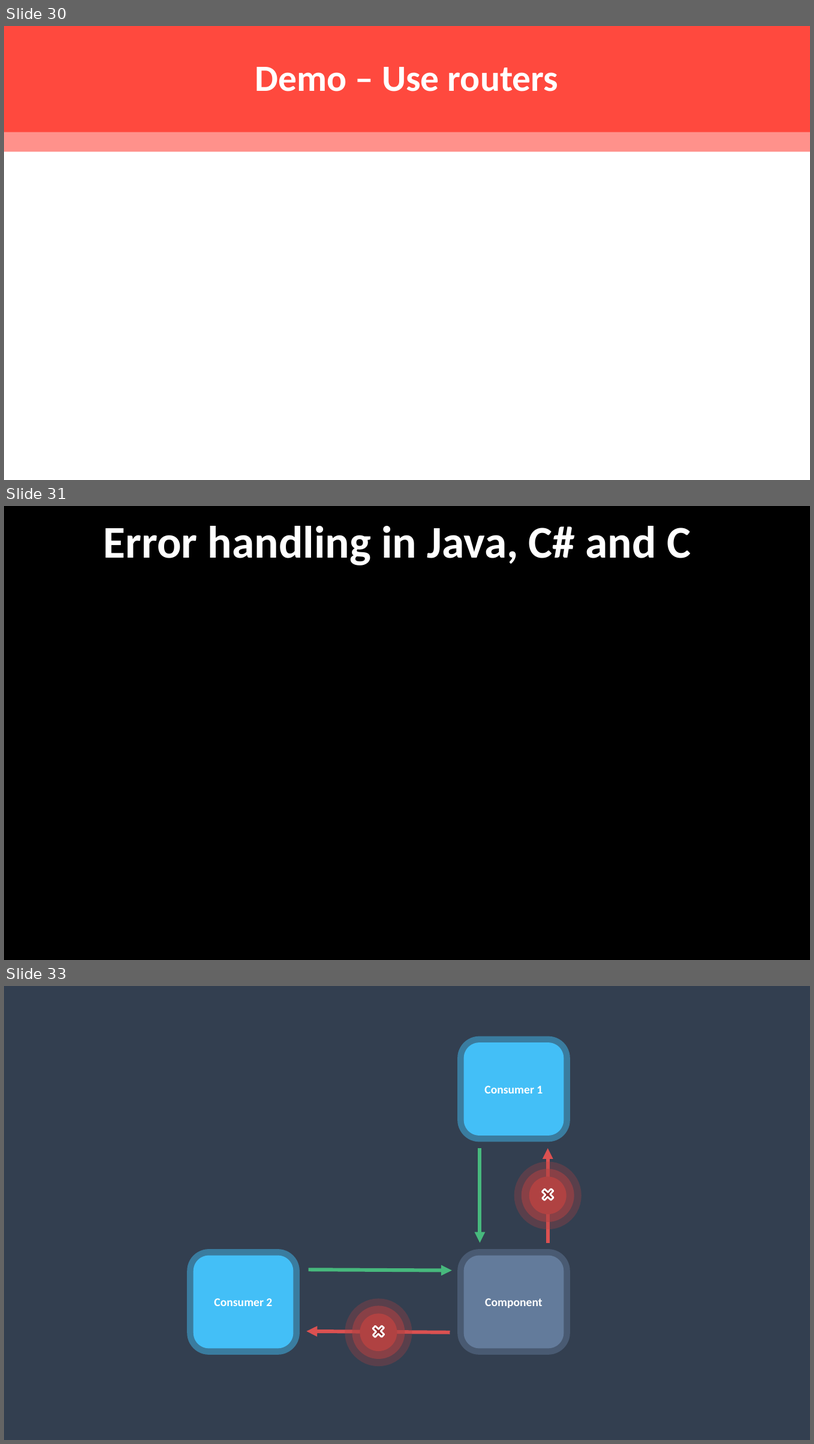
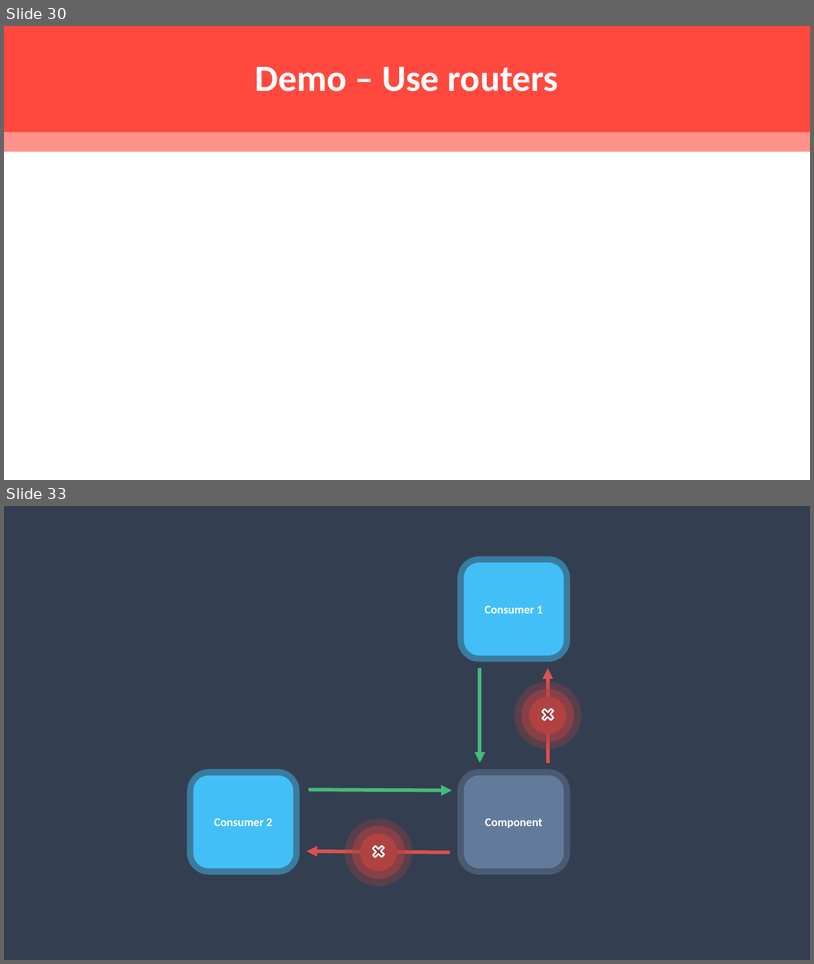
Before and after one commit to rogeralsing/Presentations, a slide deck: ProtoActor/TV4/protoactor.pptx. Shown one above the other, each under a label of ours: slides 30, 31 and 33 before the commit, slides 30 and 33 after it; the slides between them are not shown. The pictures are 814x1444 and 814x964 pixels, drawn with LibreOffice and Linux fonts; fonts in the diff are those of the drawing; background and template pictures are left out. Boxes give left, top, right and bottom in pixels: in the first picture for what was removed or moved away, otherwise in the second. Text is boxed around its words. In the diff, an @@ line names an element or a change of style, - is before the commit and + after.

```diff
--- a/ProtoActor/TV4/protoactor.pptx
+++ b/ProtoActor/TV4/protoactor.pptx
@@ slide 31 removed at <box>4,506,810,960</box>, background picture (left out) @@
@@ text removed at <box>104,526,691,565</box> @@
-Error handling in Java, C# and C
```
Also in this commit, not shown: 9 slides changed, 2 slides added, 1 other slide removed.
